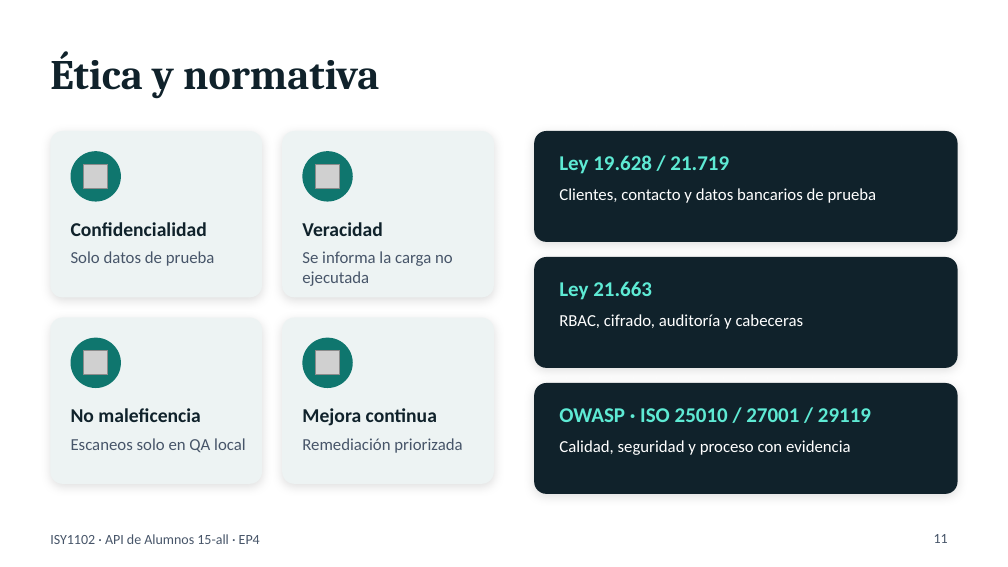
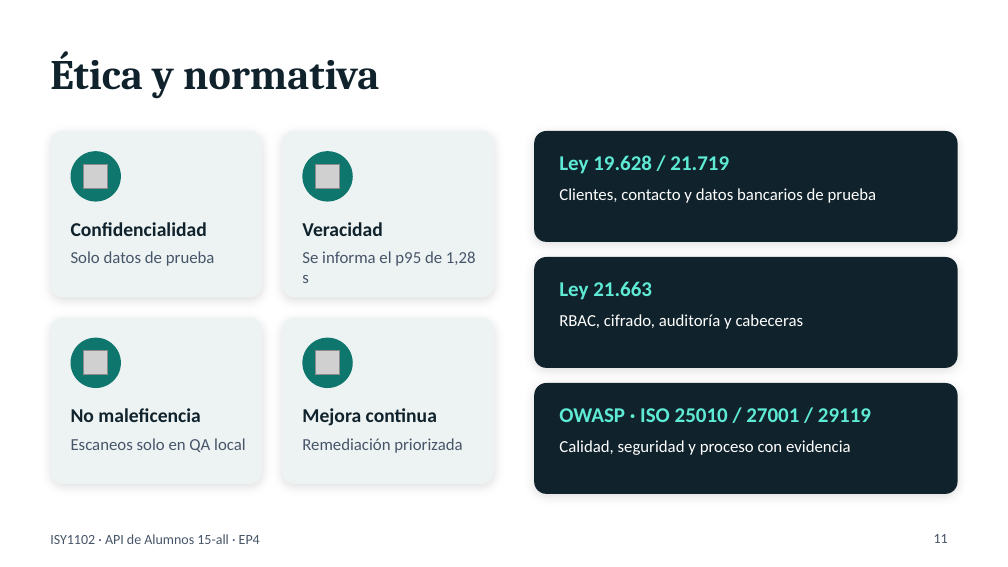
Before and after one commit to milotkg2/seguridad-calidad-software-ev2-atlas, a slide deck: slide 11 of entrega/Presentacion_EP4_Atlas.pptx. Drawn at 1008x567 pixels with LibreOffice and Linux fonts; fonts in the diff are those of the drawing; grey boxes stand for pictures. Boxes give left, top, right and bottom in pixels: in the first picture for what was removed or moved away, otherwise in the second. Text is boxed around its words. In the diff, an @@ line names an element or a change of style, - is before the commit and + after.

```diff
--- a/entrega/Presentacion_EP4_Atlas.pptx
+++ b/entrega/Presentacion_EP4_Atlas.pptx
@@ text at [302,251,476,283]: text changed @@
-Se informa la carga no ejecutada
+Se informa el p95 de 1,28 s
```
Also in this commit, not shown: 9 other slides changed, 37 other files.
